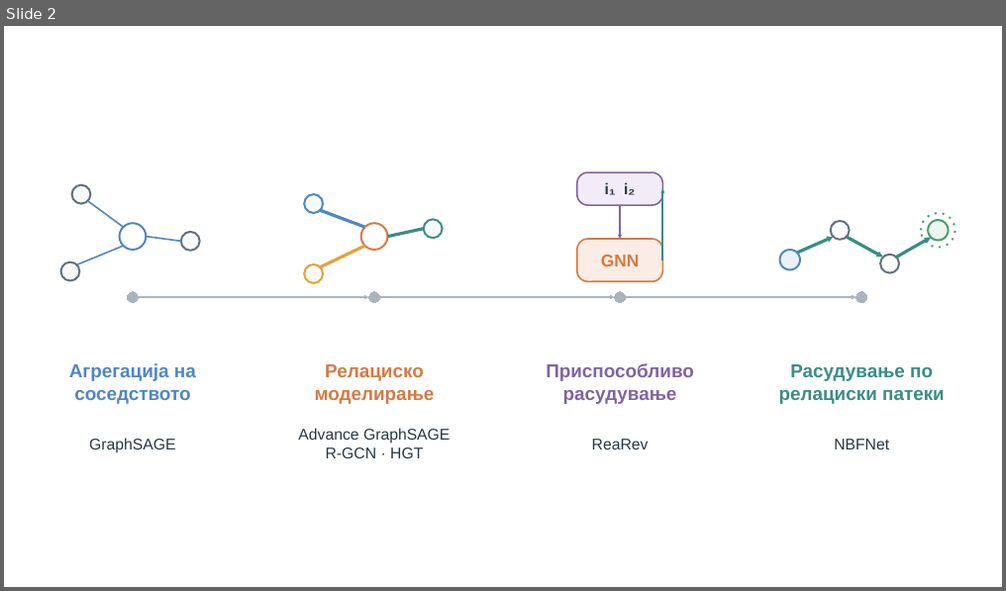
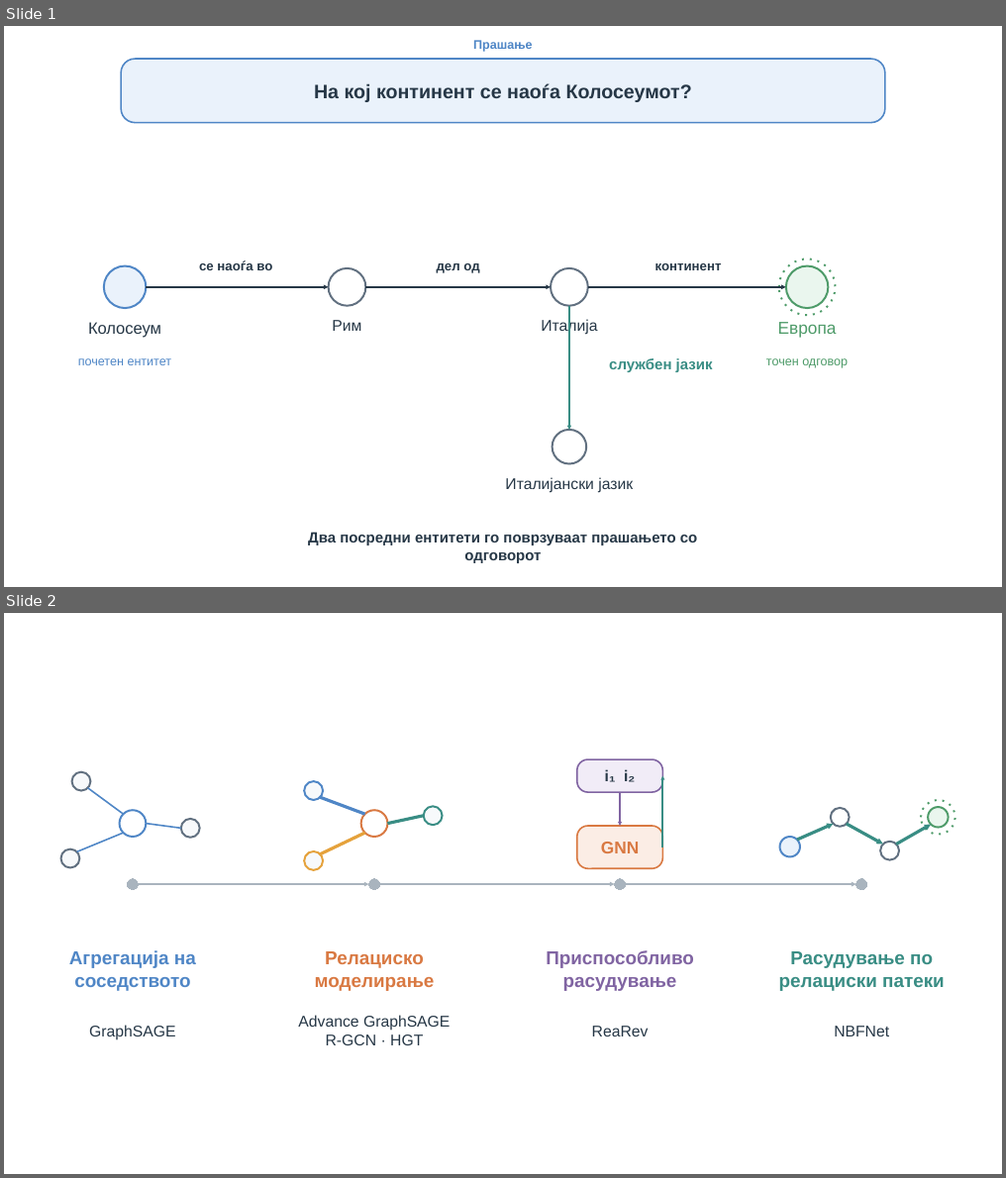
Before and after one commit to Itonkdong/graphragx, a slide deck: .codex-build/presentation-visuals/candidate.pptx. Shown one above the other, each under a label of ours: slide 2 before the commit, slides 1 and 2 after it. The pictures are 1006x591 and 1006x1178 pixels, drawn with LibreOffice and Linux fonts; fonts in the diff are those of the drawing. Boxes give left, top, right and bottom in pixels: in the first picture for what was removed or moved away, otherwise in the second. Text is boxed around its words. In the diff, an @@ line names an element or a change of style, - is before the commit and + after.

```diff
--- a/.codex-build/presentation-visuals/candidate.pptx
+++ b/.codex-build/presentation-visuals/candidate.pptx
@@ slide 1 added at (4,26,1002,587), background #FFFFFF @@
@@ text added at (473,40,533,52), 12 pt, text #4F86C6, bold @@
+Прашање
@@ rounded rectangle added at (121,59,885,123), fill #EAF2FB, outline #4F86C6 1.5 pt, 18.8 pt, text #263746, bold @@
+На кој континент се наоѓа Колосеумот?
@@ text added at (199,261,272,271), 12.7 pt, text #263746, bold @@
+се наоѓа во
@@ ellipse added at (779,259,835,315), outline #4E9B69 1.88 pt dashed @@
@@ ellipse added at (104,267,146,308), fill #EAF2FB, outline #4F86C6 1.88 pt @@
@@ arrow added from (147, 287) to (328, 287), #263746 2.25 pt @@
@@ ellipse added at (328,269,365,306), fill #FFFFFF, outline #617080 1.88 pt @@
@@ arrow added from (365, 287) to (550, 287), #263746 2.25 pt @@
@@ text added at (437,264,479,274), 12.7 pt, text #263746, bold @@
+дел од
@@ ellipse added at (550,269,588,306), fill #FFFFFF, outline #617080 1.88 pt @@
@@ arrow added from (588, 287) to (786, 287), #263746 2.25 pt @@
@@ text added at (655,264,722,271), 12.7 pt, text #263746, bold @@
+континент
@@ ellipse added at (786,267,829,308), fill #EAF6EE, outline #4E9B69 1.88 pt @@
@@ text added at (88,322,161,338), 15.8 pt, text #263746 @@
+Колосеум
@@ text added at (332,320,361,331), 15 pt, text #263746 @@
+Рим
@@ text added at (541,318,597,335), 15 pt, text #263746 @@
+Италија
@@ arrow added from (569, 306) to (569, 430), #398D84 1.88 pt @@
@@ text added at (778,322,837,338), 16.5 pt, text #4E9B69 @@
+Европа
@@ text added at (78,359,172,366), 12 pt, text #4F86C6 @@
+почетен ентитет
@@ text added at (609,359,713,372), 14.2 pt, text #398D84, bold @@
+службен јазик
@@ text added at (766,359,847,369), 12 pt, text #4E9B69 @@
+точен одговор
@@ ellipse added at (552,430,586,465), fill #FFFFFF, outline #617080 1.88 pt @@
@@ text added at (505,477,633,493), 15 pt, text #263746 @@
+Италијански јазик
@@ text added at (308,532,697,564), 14.2 pt, text #263746, bold @@
+Два посредни ентитети го поврзуваат прашањето со одговорот
```
Also in this commit, not shown: 1 slide removed, 25 other files.
